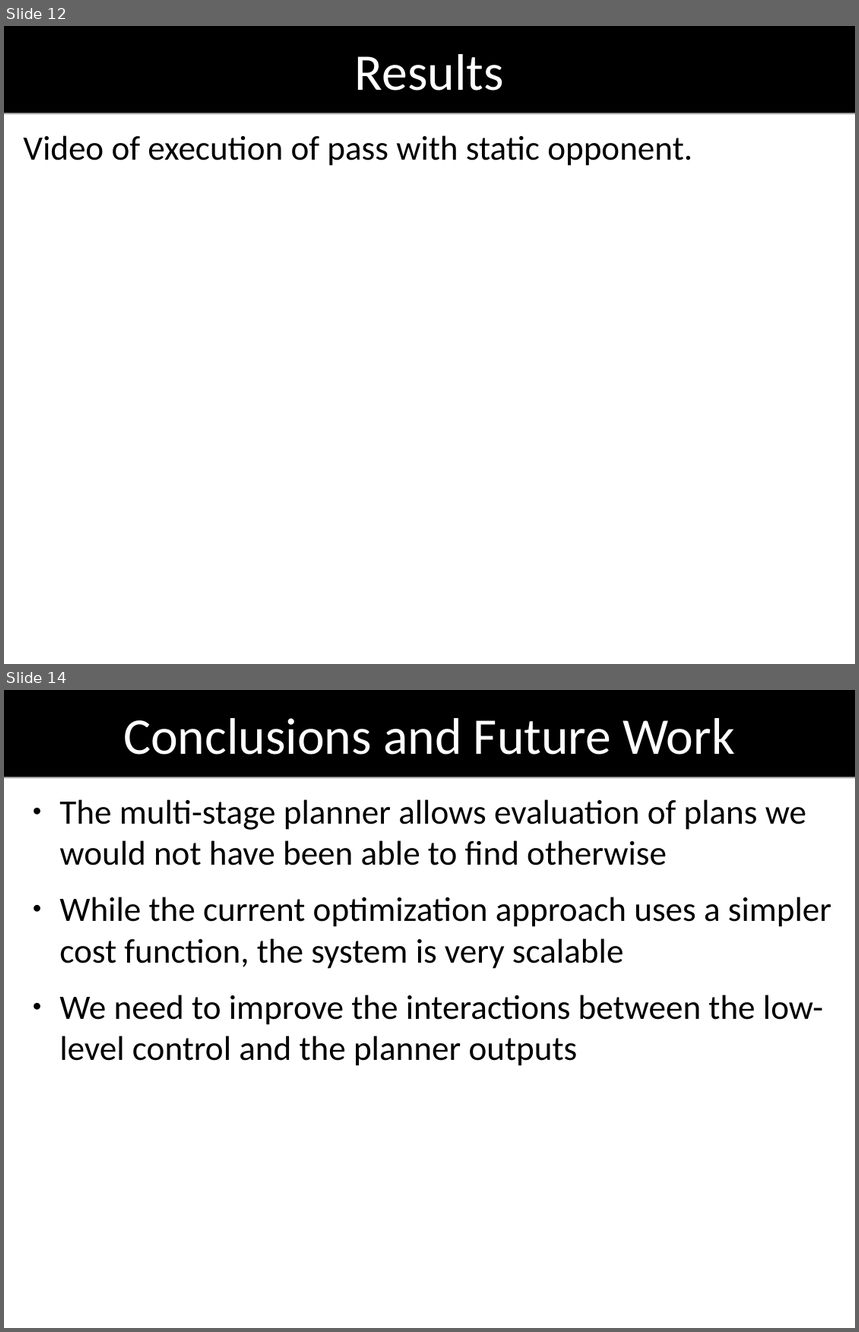
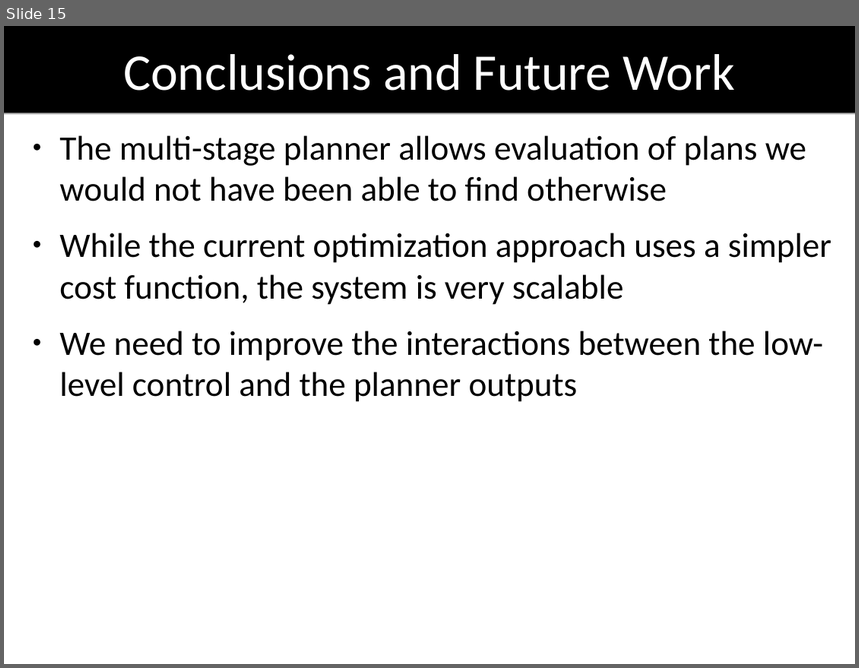
Before and after one commit to oarslan3/gt-cs-rip-projects, a slide deck: final/finalPresentation.odp. Shown one above the other, each under a label of ours: slides 12 and 14 before the commit, slide 15 after it; the slides between them are not shown. The pictures are 859x1332 and 859x668 pixels, drawn with LibreOffice and Linux fonts; fonts in the diff are those of the drawing. Boxes give left, top, right and bottom in pixels: in the first picture for what was removed or moved away, otherwise in the second. Text is boxed around its words. In the diff, an @@ line names an element or a change of style, - is before the commit and + after.

```diff
--- a/final/finalPresentation.odp
+++ b/final/finalPresentation.odp
@@ slide 12 removed at [4, 26, 855, 664], background #FFFFFF @@
@@ title removed at [4, 26, 855, 113] @@
-Results
@@ text removed at [23, 135, 693, 166] @@
-Video of execution of pass with static opponent.
@@ what was slide 14 is now slide 15 @@
```
Also in this commit, not shown: 3 slides changed, 2 slides added, 1 other file.
